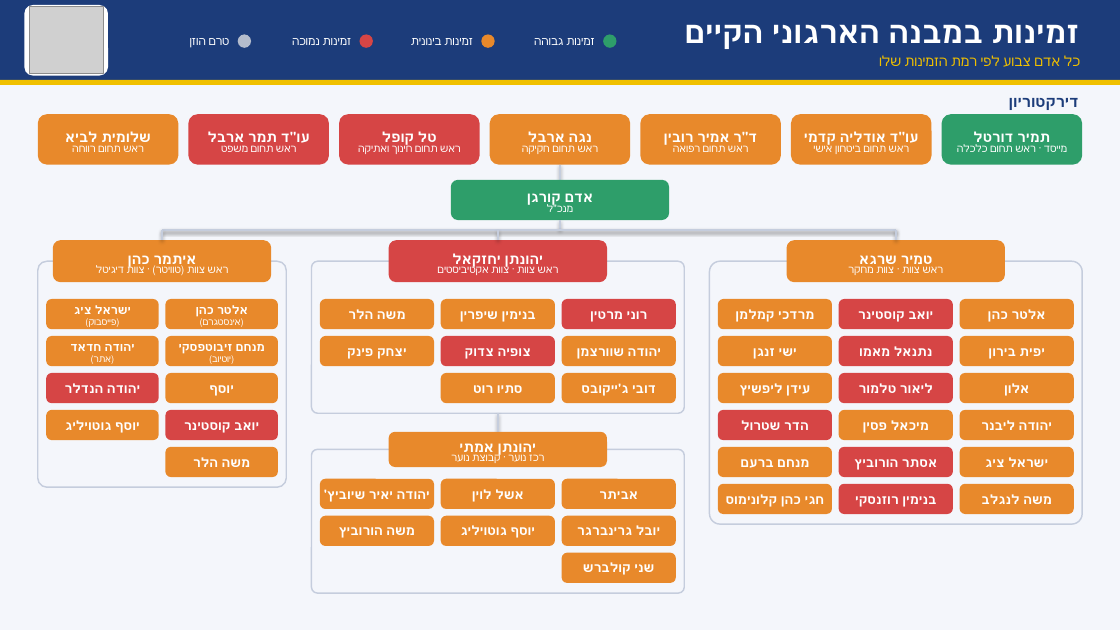
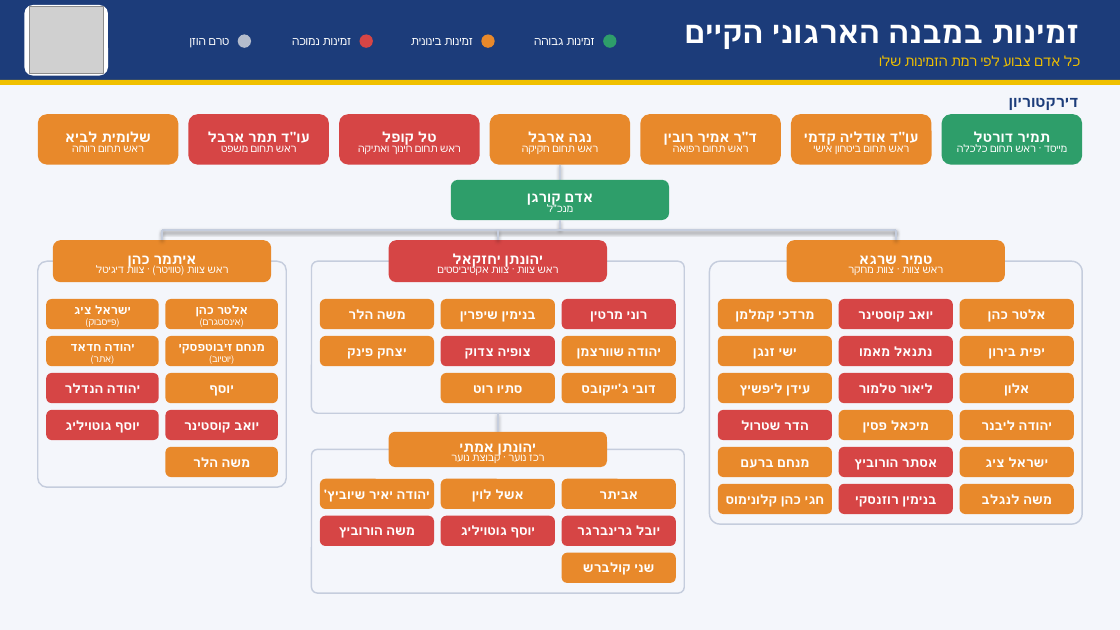
Before and after one commit to akurgana-ctrl/project-2, a slide deck: slide 2 of presentation/out/koach-hitarvut.pptx. Drawn at 1120x630 pixels with LibreOffice and Linux fonts; fonts in the diff are those of the drawing; grey boxes stand for pictures. Boxes give left, top, right and bottom in pixels: in the first picture for what was removed or moved away, otherwise in the second. Text is boxed around its words. In the diff, an @@ line names an element or a change of style, - is before the commit and + after.

```diff
--- a/presentation/out/koach-hitarvut.pptx
+++ b/presentation/out/koach-hitarvut.pptx
@@ fill #E8892B to #D64545 in 4 elements at <box>562,516,676,546</box>, <box>441,516,555,546</box>, <box>320,516,434,546</box>, <box>46,410,159,440</box> @@
```
Also in this commit, not shown: 1 other file.
